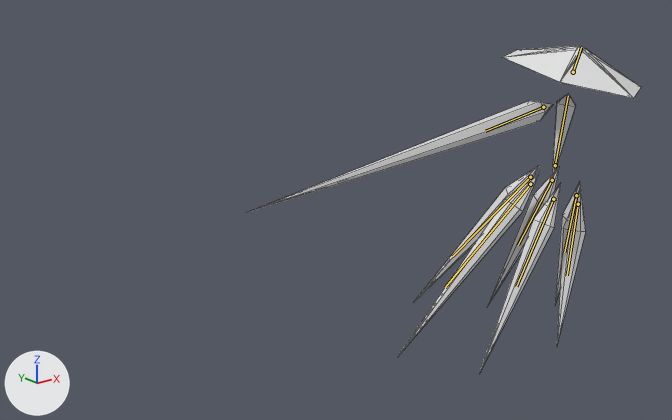
One commit to the Blender file Enemies/Clarity.blend: the scene before it, then after it.
Before and after are seen from a 50 mm camera at (-68.2, -52.8, 26.4) aimed at (-22.5, 4.4, 3.5). Lighting does not change. The marker at lower left points along +X, +Y and +Z. The picture after the commit comes second. Both versions are drawn at frame 170 of the action 'DoubleSliceLeftImmediate'; the numbers are the values there. The bones that bend it are drawn over the model as lines. Mesh edges are drawn as thin lines.

The first picture shows 'Arm', 'BackLeft', 'BackRight', 'Center', 'FrontRight', 'Hat', 'MiddleLeft', 'MiddleRight' and 1 more.
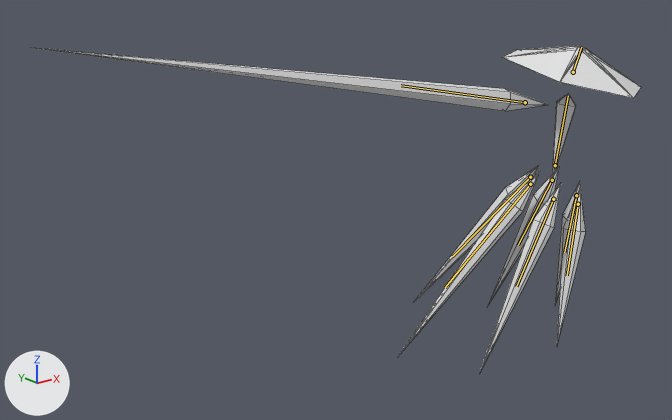
The change, as JSON lines over the scene's bpy script:
```json
{"block": "bone_arm", "where": "bone_arm = bpy.data.objects['Armature'].pose.bones['Arm']  # child of 'Center'"}
{"op": "set", "path": "bone_arm.location", "old": "(1.14, -0.61, -0.09)", "new": "(1.18, -0.61, -1.95)"}
{"op": "set", "path": "bone_arm.rotation_quaternion", "old": "(-0.038, 0.247, 0.964, 0.094)", "new": "(0.921, -0.255, -0.001, -0.294)", "note": "degrees (-9, -173, -28) -> degrees (-28, -9, -33)"}
```

Changed parts and their boxes [x1, y1, x2, y2] in the pictures (672 x 420 px):
```json
{"object": "Arm", "change": "posed", "before": [249, 101, 553, 212], "after": [37, 48, 548, 111], "on screen": "68% wider, 43% shorter"}
{"bone": "Arm", "before": "(543, 107) to (485, 131)", "after": "(525, 102) to (401, 85)"}
```
